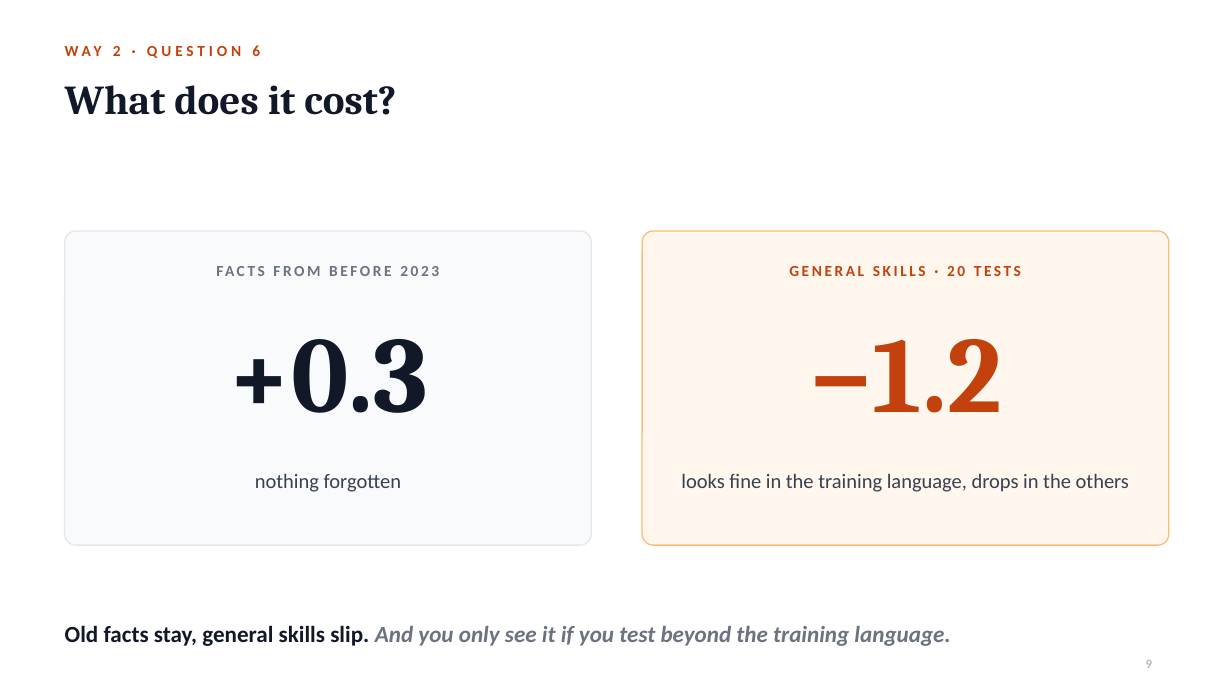
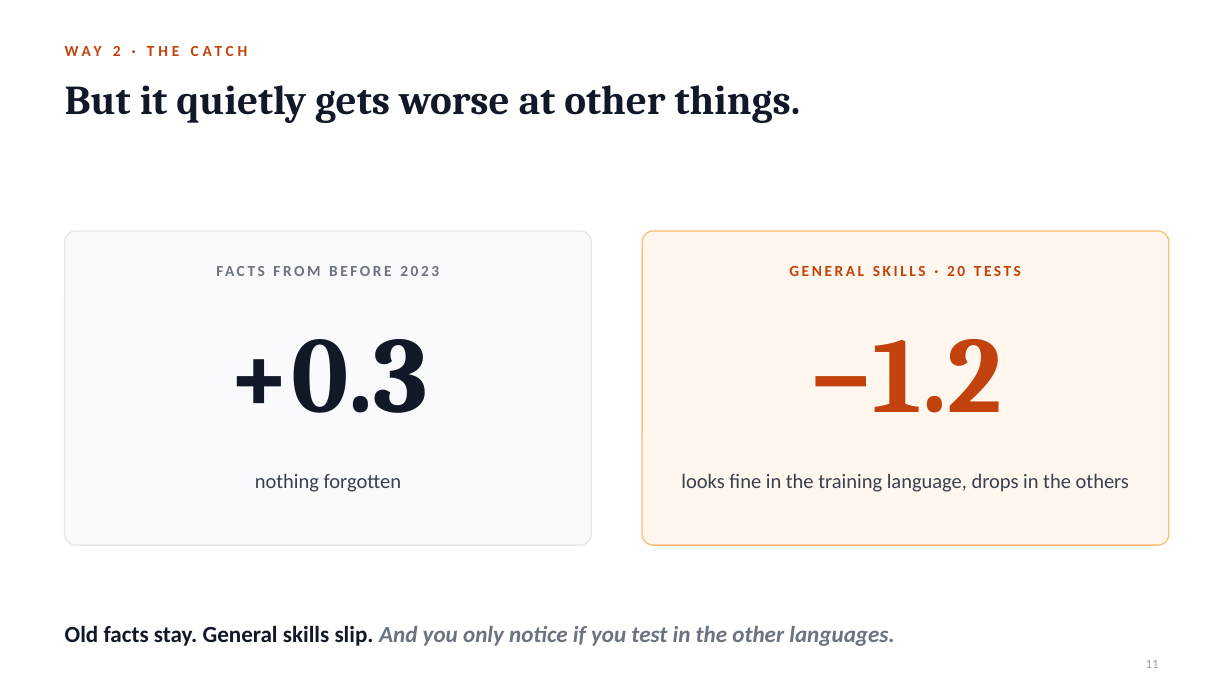
Before and after one commit to notagit3650/Claude_expo_repo_36501, a slide deck: slide 11 of slides/Retrain_or_teach.pptx (slide 9 before the commit). Drawn at 1232x693 pixels with LibreOffice and Linux fonts; fonts in the diff are those of the drawing. Boxes give left, top, right and bottom in pixels: in the first picture for what was removed or moved away, otherwise in the second. Text is boxed around its words. In the diff, an @@ line names an element or a change of style, - is before the commit and + after.

```diff
--- a/slides/Retrain_or_teach.pptx
+++ b/slides/Retrain_or_teach.pptx
@@ text at [65,46,121,56]: text changed @@
-WAY 2 · QUESTION 6
+WAY 2 · THE CATCH
@@ title at [65,85,801,123]: text changed @@
-What does it cost?
+But it quietly gets worse at other things.
@@ text at [65,625,894,646]: text changed @@
-Old facts stay, general skills slip. And you only see it if you test beyond the training language.
+Old facts stay. General skills slip. And you only notice if you test in the other languages.
@@ page number at [1146,660,1159,668]: text changed @@
-9
+11
```
Also in this commit, not shown: 8 other slides changed, 4 slides added, 2 slides removed, 2 other files.
